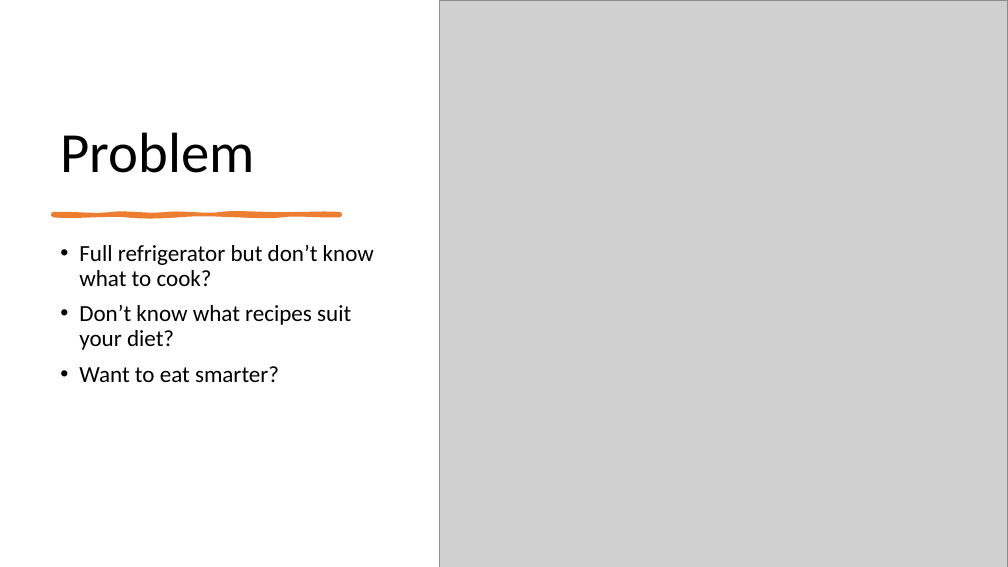
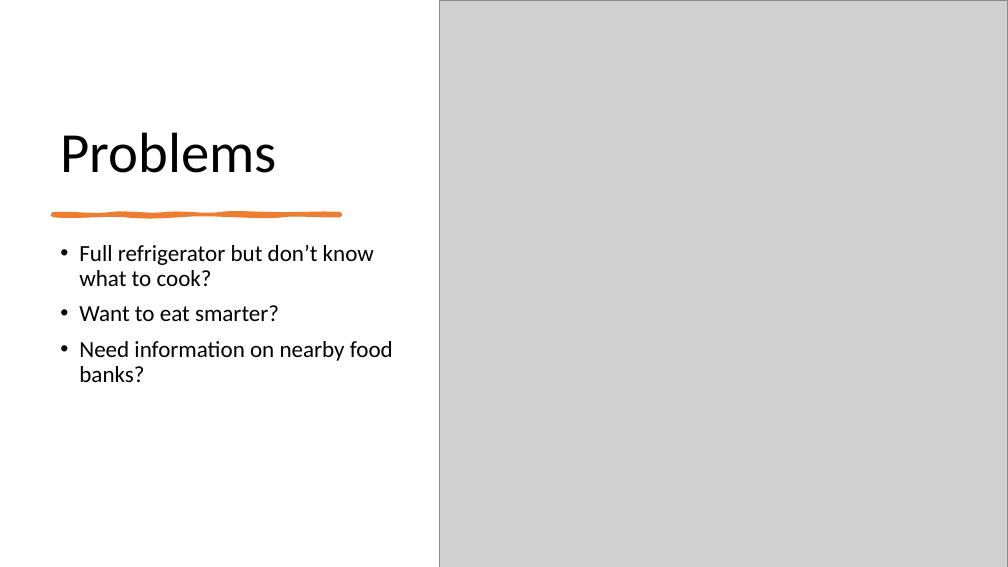
Before and after one commit to Tian-Tan/foodlink, a slide deck: slide 2 of FoodLink_Presentation.pptx. Drawn at 1008x567 pixels with LibreOffice and Linux fonts; fonts in the diff are those of the drawing; grey boxes stand for pictures. Boxes give left, top, right and bottom in pixels: in the first picture for what was removed or moved away, otherwise in the second. Text is boxed around its words. In the diff, an @@ line names an element or a change of style, - is before the commit and + after.

Commit message:
Update presentation slides

```diff
--- a/FoodLink_Presentation.pptx
+++ b/FoodLink_Presentation.pptx
@@ title at <box>60,132,276,173</box>: text changed @@
-Problem
+Problems
@@ text at <box>79,305,351,350</box>: paragraph removed @@
-• Don’t know what recipes suit your diet?
@@ text at <box>79,341,393,382</box>: paragraph added @@
+• Need information on nearby food banks?
```
